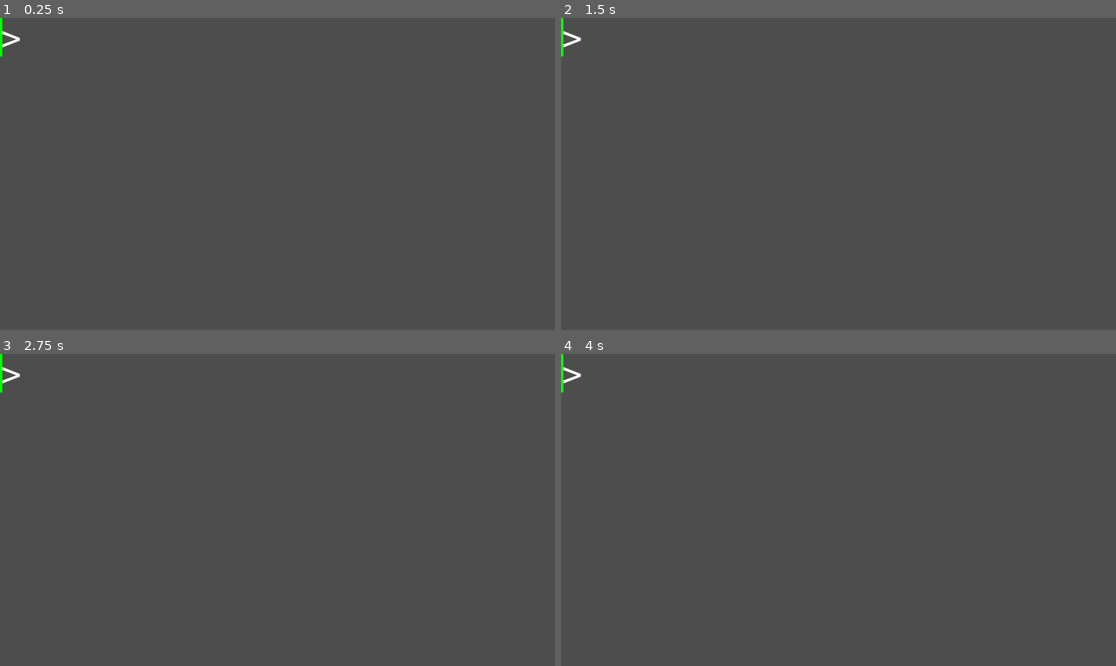
Above: before the commit, frames 1-4 (two rows, left to right).
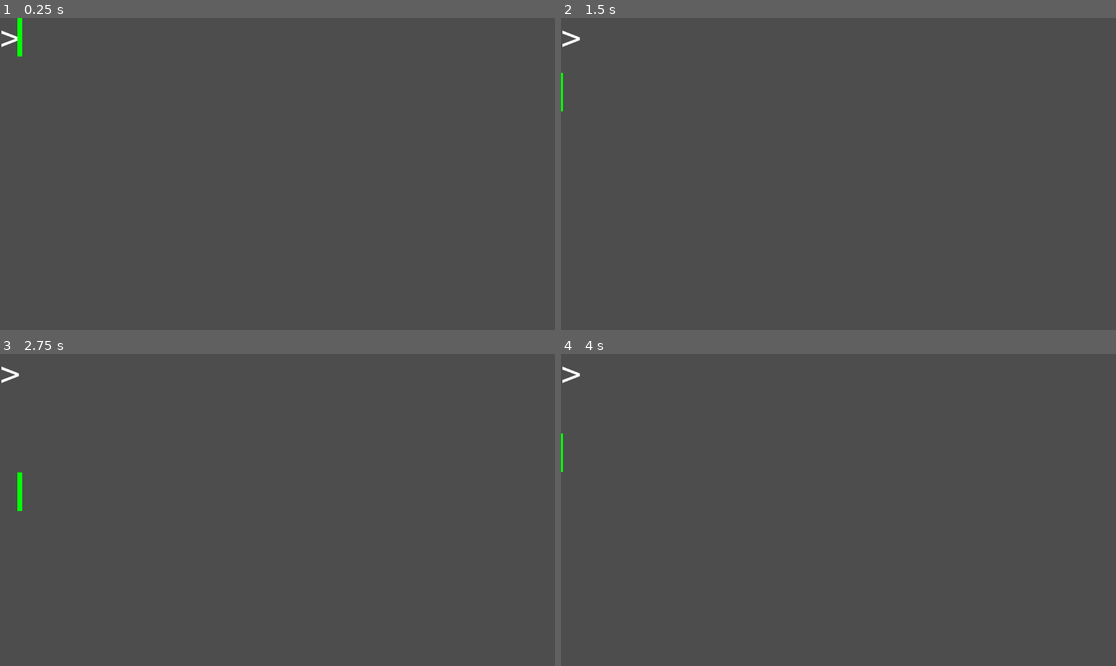
Above: after the commit, the same moments.

Repository: uprun/neon-lights-editor
Game: Godot game, scene res://scenes/canvas-ltd.tscn
Two runs of this game, one before a commit and one after it. Both use one fixed random seed, a clock stepped at 60 frames per second and the inputs below.
Inputs (mouse positions are in pixels of both pictures, inside the frame that each line leads up to):
- Up to frame 1 (0.25 s): no input
- Up to frame 2 (1.5 s): tap Enter at 0.5, 0.6 s; move the mouse to (960, 158) at 0.52 s; hold Right 0.53-1.28 s; click (960, 158) at 0.67 s; tap Backspace at 0.8, 1.35 s; tap Space at 1.25 s; move the mouse to (727, 189) at 1.27 s; hold Down from 1.28 s (still down)
- Up to frame 3 (2.75 s): tap Enter at 1.55, 2, 2.1 s; move the mouse to (333, 441) at 2.02 s; release Down at 2.03 s; hold Right from 2.03 s (still down); tap Backspace at 2.3 s
- Up to frame 4 (4 s): tap Space at 2.75 s; move the mouse to (810, 572) at 2.77 s; release Right at 2.78 s; hold Up 2.78-3.53 s; tap Backspace at 2.85, 3.8 s; click (810, 572) at 2.92 s; tap Enter at 3.05, 3.5, 3.6 s; move the mouse to (1005, 556) at 3.52 s; hold Left from 3.53 s (still down)

The runs differ from the first frame. In frame 1, 0.2% of the frame differs, in the area x 0-5%, y 0-13%; in frame 2, 0.1%; in frame 3, 0.2%, in the area x 0-5%, y 0-51%; in frame 4, 0.1%.
Error after the commit: Attempt to call function 'get_further_side_position' in base 'null instance' on a null instance. (res://scenes/function-node.gd:42)

Commit message:
fluidity interface

Diff:
--- a/scenes/canvas-ltd.gd
+++ b/scenes/canvas-ltd.gd
@@ -1,16 +1,12 @@
 extends Node2D
 
 var function_scene = preload("res://scenes/function-node.tscn")
+var ghost_symbol_scene = preload("res://scenes/ghost-symbol.tscn")
 
-# Called when the node enters the scene tree for the first time.
 func _ready():
 
-	pass # Replace with function body.
-
-
-# Called every frame. 'delta' is the elapsed time since the previous frame.
-func _process(delta):
-	pass
+	$Caret.function_under_focus = $"function-node"
+	$Caret.set_index(0)
 
 func _unhandled_input(event):
 	if event is InputEventKey:
@@ -33,14 +29,25 @@
 			if event.keycode == KEY_ESCAPE:
 				print("escape")
 				return
+
+			if event.keycode == KEY_ENTER:
+				$Caret.insert_symbol('\n')
+				return
+
+			if event.keycode == KEY_UP:
+				$Caret.move_up()
+				return
+
+			if event.keycode == KEY_DOWN:
+				$Caret.move_down()
+				return
+
 			var symbol = char(event.unicode)
 			print(symbol)
 			$Caret.insert_symbol(symbol)
 
-func populate_new_function(name: String, x, y):
-	var clone2 = function_scene.instantiate()
-	var new_name = name + ".js"
-	clone2.file_name_1 = new_name
-	clone2.position.x = x + 100
-	clone2.position.y = y
-	self.add_child(clone2)
+func _on_functionnode_symbol_has_been_removed(symbol):
+	var ghost_symbol = ghost_symbol_scene.instantiate()
+	ghost_symbol.global_position = symbol.global_position
+	ghost_symbol.set_text(symbol.text)
+	add_child(ghost_symbol)
--- a/scenes/canvas-ltd.tscn
+++ b/scenes/canvas-ltd.tscn
@@ -8,6 +8,8 @@
 script = ExtResource("1_kk3qc")
 
 [node name="function-node" parent="." instance=ExtResource("2_8fwfj")]
-position = Vector2(1, 1)
+position = Vector2(-1, 0)
 
 [node name="Caret" parent="." instance=ExtResource("3_4m5tk")]
+
+[connection signal="symbol_has_been_removed" from="function-node" to="." method="_on_functionnode_symbol_has_been_removed"]
--- a/scenes/caret.gd
+++ b/scenes/caret.gd
@@ -1,7 +1,9 @@
 extends Node2D
 
+var height = 80.0
+
 func _draw():
-	draw_line(Vector2(0, 0.0), Vector2(0, 80.0), Color.GREEN, 10.0)
+	draw_line(Vector2(0, 0.0), Vector2(0, height), Color.GREEN, 10.0)
 
 var function_under_focus: Node2D
 var insert_index = null
@@ -27,15 +29,27 @@
 	if function_under_focus != null and insert_index != null:
 		set_index(insert_index + 1)
 
+func move_up():
+	if function_under_focus != null and insert_index != null:
+		var projected_position = position
+		projected_position.y -= height
+		var index = function_under_focus.find_closest_symbol_index(projected_position)
+		set_index(index)
+
+func move_down():
+	if function_under_focus != null and insert_index != null:
+		var projected_position = position
+		projected_position.y += height
+		var index = function_under_focus.find_closest_symbol_index(projected_position)
+		set_index(index)
+
 func set_index (index):
 	insert_index = index
 	var use_position = function_under_focus.get_symbol_global_position_further_side(insert_index)
 	$"Rocket-engine".update_position(use_position)
 
-
 func _on_rocketengine_request_to_shift_position(shift):
 	position += shift
 
-
 func _on_rocketengine_request_to_set_position(another_position):
 	position = another_position
--- a/scenes/function-node.gd
+++ b/scenes/function-node.gd
@@ -1,24 +1,13 @@
 extends Node2D
+# 60 lines of code with comments should be enough for proper code
+# also try to not update properties of parent directly
 
 var symbol_scene = preload("res://scenes/symbol.tscn")
-var ghost_symbol_scene = preload("res://scenes/ghost-symbol.tscn")
 var text = ""
 
-var folder_path = "/Users/almostfox/Documents/projects/WebPad/wwwroot/js/"
-var file_name_1: String = "AddInformationToExistingOne.js"
+signal symbol_has_been_removed(symbol, position_of_symbol)
 
-func combined_path():
-	return folder_path + file_name_1
-
-
-func read_file_content():
-	var file = FileAccess.open(combined_path(), FileAccess.READ)
-	var content = file.get_as_text()
-	return content
-
-# Called when the node enters the scene tree for the first time.
 func _ready():
-
 	text = ">"
 	for x in text:
 		var clone = symbol_scene.instantiate()
@@ -34,7 +23,6 @@
 	move_child(clone, index)
 	clone.set_text(symbol)
 	update_symbols_from_index(index)
-	parse()
 
 func update_symbols_from_index(index):
 	for index_to_update in range(index, get_child_count()):
@@ -46,14 +34,9 @@
 func remove_symbol(index):
 	var symbol = get_child(index)
 	remove_child(symbol)
-	var ghost_symbol = ghost_symbol_scene.instantiate()
-	ghost_symbol.global_position = symbol.global_position
-	ghost_symbol.set_text(symbol.text)
+	symbol_has_been_removed.emit(symbol)
 	symbol.queue_free()
-	get_parent().add_child(ghost_symbol)
-	ghost_symbol.fly_up()
 	update_symbols_from_index(index)
-	parse()
 
 func get_symbol_global_position_further_side(index):
 	var symbol_position = get_child(index).get_further_side_position()
@@ -65,38 +48,14 @@
 		result += n.text
 	return result
 
-var parsed = []
-
-var memory = { "trains": [{"delay": 10}, {"delay": 25}, {"delay": 100, "location": "Germany"}] }
-
-func parse_collection(to_parse: String):
-	var symbol = to_parse
-	if symbol in memory:
-		return memory[symbol]
-	if to_parse.contains(" in "):
-		to_parse.split(" in ")
-		#apply location filtering
-		pass
-
-
-func parse():
-	parsed = []
-	var to_parse = get_text()
-	print("text is: ", to_parse)
-	if to_parse.begins_with("> "):
-		to_parse = to_parse.substr(2)
-	if to_parse.begins_with(">"):
-		to_parse = to_parse.substr(1)
-
-	if to_parse.begins_with("What is an average ") and to_parse.contains(" of "):
-		var splitted = to_parse.split(" of ")
-		if splitted.size() > 2:
-			print("too complex question because multiple \" of \" usage")
-			return
-		if splitted.size() == 2:
-			var first = splitted[0] as String
-			var potential_property = first.substr("What is an average".length()).replace(" ", "")
-			var collection = parse_collection(splitted[1])
-			return
-		if splitted.size() < 2:
-			print("incomplete question")
+func find_closest_symbol_index(position: Vector2):
+	var closest_index = 0
+	var closest_distance = (get_symbol_global_position_further_side(0) - position).length()
+	for n in get_children():
+		var symbol_position = n.get_further_side_position()
+		var global_symbol_position = to_global(symbol_position)
+		var distance = (global_symbol_position - position).length()
+		if distance < closest_distance:
+			closest_distance = distance
+			closest_index = n.get_index()
+	return closest_index
--- a/scenes/ghost-symbol.gd
+++ b/scenes/ghost-symbol.gd
@@ -1,4 +1,7 @@
 extends Node2D
+
+func _ready():
+	fly_up()
 
 func fly_up():
 	$"Rocket-engine".shift_position(Vector2(0, -get_size().y))
--- a/scenes/symbol.gd
+++ b/scenes/symbol.gd
@@ -1,5 +1,4 @@
 extends Node2D
-
 
 # so I want to be able to edit the code
 # and to see how it executes
@@ -7,6 +6,8 @@
 # I can be recursive as much a possible
 
 var text = null
+
+signal set_caret_at_index(index)
 
 func previous_symbol():
 	var index = get_index()
@@ -52,10 +53,8 @@
 			caret_index += 1
 		caret.set_index(caret_index)
 
-
 func _on_rocketengine_request_to_set_position(another_position):
 	position = another_position
 
-
 func _on_rocketengine_request_to_shift_position(shift):
 	position += shift
Not shown, added: .DS_Store
